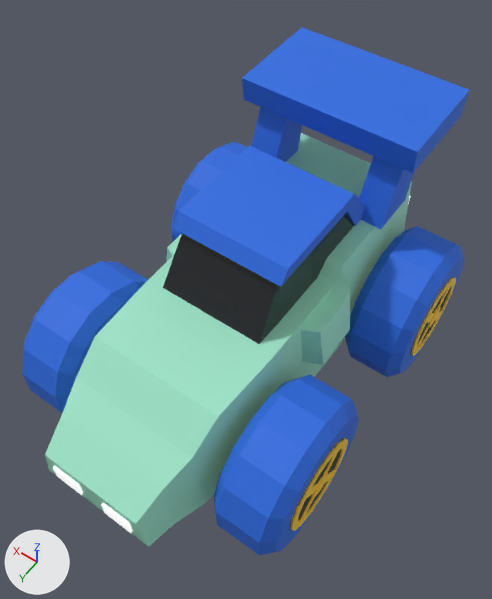
Renders of the glTF model models/cars/buggy.glb from each side of a commit.
Rendered twice from a 50 mm camera at (-1.84, 2.7, 5.05) aimed at (-0.04, 0.17, 1.08). Arrows for +X, +Y and +Z are at lower left; the lights stay in place. The picture after the commit comes second. Vertices at exactly the same position are counted once.

Names of what the first picture shows: 'body', 'wheel_FL', 'wheel_FR', 'wheel_RL', 'wheel_RR'.
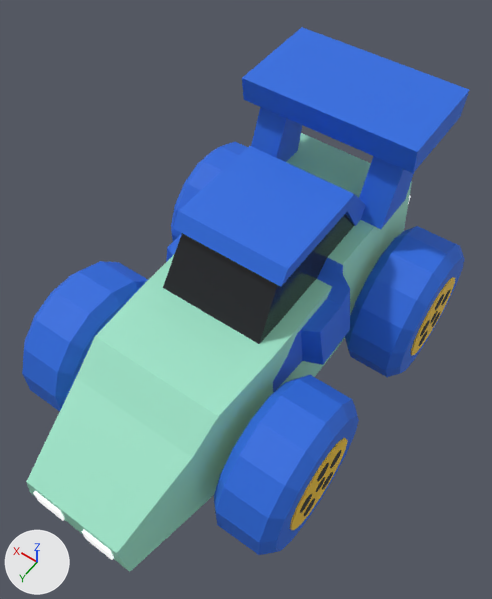
Location of each change, (x1, y1, x2, y2) in pixels of the pictures (492 x 599 px; the box of a moved part takes in the faces that stretch with it):
'body', reshaped: before (45, 27, 469, 546); after (26, 27, 469, 572)
part 1 of me_body, moved or reshaped: before (101, 503, 133, 533); after (82, 529, 114, 560)
part 2 of me_body, moved or reshaped: before (53, 465, 83, 495); after (34, 491, 65, 521)
part 3 of me_body, moved or reshaped: before (45, 378, 204, 546); after (26, 378, 204, 572)
part 4 of me_body, added (mostly hidden): after (325, 257, 343, 274)
part 5 of me_body, recoloured: (166, 235, 350, 392) in both
part 6 of me_wheel_fl, added: after (317, 463, 329, 482)
part 7 of me_wheel_fl, added: after (330, 450, 341, 468)
part 8 of me_wheel_fl, added: after (322, 472, 333, 490)
part 9 of me_wheel_fl, added: after (304, 498, 315, 516)
part 10 of me_wheel_fl, added: after (300, 494, 312, 513)
part 11 of me_wheel_fl, added: after (316, 477, 325, 492)
part 12 of me_wheel_fl, deleted: before (300, 450, 339, 520)
part 13 of me_wheel_fl, reshaped: before (290, 438, 348, 531); after (290, 438, 348, 530)
part 14 of me_wheel_fl, recoloured: (290, 439, 343, 526) in both

What the commit changed:
me_body is used by ob_body; location (0.0, 0.0, 0.0).
me_body had 166 vertices, 284 faces and spanned x -0.74..0.74, y -1.63..1.88, z 0.36..2.13.
me_body now has 166 vertices, 280 faces and spans x -0.74..0.74, y -1.63..2.07, z 0.36..2.13.
me_body part 1: the loose piece of 8 vertices spanning x -0.34..-0.1, y 1.85..1.88, z 0.61..0.75 is moved by (0.0, 0.19, -0.05).
me_body part 2: the loose piece of 8 vertices spanning x 0.1..0.34, y 1.85..1.88, z 0.61..0.75 is moved by (0.0, 0.19, -0.05).
me_body part 3: 8 vertices removed from x -0.49..0.49, y 1.63..1.86, z 0.47..0.97; 4 vertices added at x -0.46..0.46, y 2.05, z 0.5..0.76.
me_body part 4: 4 vertices added at x -0.6..0.6, y -0.28, z 0.86..1.39.
me_body part 5: 42 faces spanning x -0.74..0.74, y -0.25..0.59, z 0.86..1.37 switch from mat_paint (green #9ee5c9) to mat_tire (blue #296be0).
me_wheel_fl is used by ob_wheel_fl; location (-0.9, 0.873, 0.6).
me_wheel_fl had 352 vertices, 844 faces and spanned x -0.272..0.272, y -0.6..0.6, z -0.6..0.6.
me_wheel_fl now has 512 vertices, 964 faces and spans x -0.266..0.266, y -0.6..0.6, z -0.6..0.6.
me_wheel_fl part 6: a new loose piece, a 16-sided cylinder along x spanning x -0.266..-0.25, y -0.071..0.071, z 0.131..0.272, in mat_dark (dark grey #2a2c30).
me_wheel_fl part 7: a new loose piece, a 16-sided cylinder along x spanning x -0.266..-0.25, y -0.262..-0.121, z -0.008..0.133, in mat_dark (dark grey #2a2c30).
me_wheel_fl part 8: a new loose piece, a 16-sided cylinder along x spanning x -0.266..-0.25, y -0.189..-0.048, z -0.234..-0.092, in mat_dark (dark grey #2a2c30).
me_wheel_fl part 9: a new loose piece, a 16-sided cylinder along x spanning x -0.266..-0.25, y 0.048..0.189, z -0.234..-0.092, in mat_dark (dark grey #2a2c30).
me_wheel_fl part 10: a new loose piece, a 16-sided cylinder along x spanning x -0.266..-0.25, y 0.121..0.262, z -0.008..0.133, in mat_dark (dark grey #2a2c30).
me_wheel_fl part 11: a new loose piece, a 16-sided cylinder along x spanning x -0.266..-0.25, y -0.056..0.056, z -0.056..0.056, in mat_dark (dark grey #2a2c30).
me_wheel_fl part 12: 10 loose pieces with 128 vertices, spanning x -0.272..0.272, y -0.244..0.244, z -0.244..0.244, are deleted.
me_wheel_fl part 13: 16 vertices moved from x -0.256, y -0.353..0.353, z -0.353..0.353 to x -0.262, y -0.353..0.353, z -0.353..0.353; 48 vertices removed from x -0.268..-0.25, y -0.353..0.353, z -0.353..0.353.
me_wheel_fl part 14: 120 faces spanning x -0.262..0.262, y -0.353..0.353, z -0.353..0.353 switch from mat_dark (dark grey #2a2c30) to mat_yellow (yellow #ffd133).
Other edits to the shape of me_wheel_fl do not show in these pictures.
